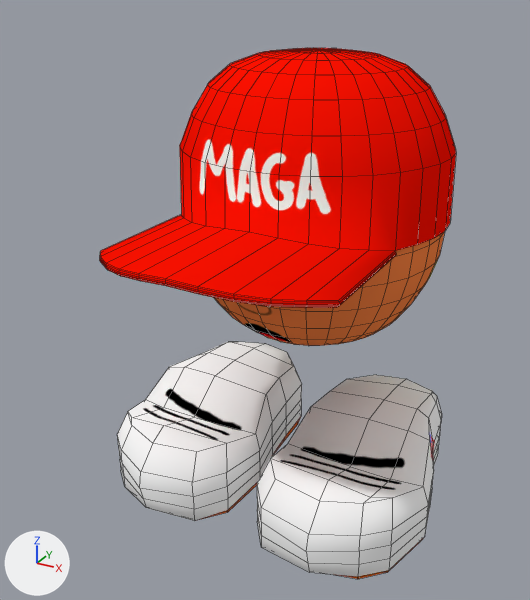
An edit to the Blender file CannonBall/CannonBall/assets/Models/Characters/MagaMan/MagaMan.blend, drawn before and after from the same camera.
Both versions are drawn from a 50 mm camera at (2.32, -5.01, 3.68) aimed at (-0.12, -0.57, 1.46). The axes (+X, +Y, +Z) are drawn at lower left. The lights are the same throughout. Mesh edges are drawn as thin lines.
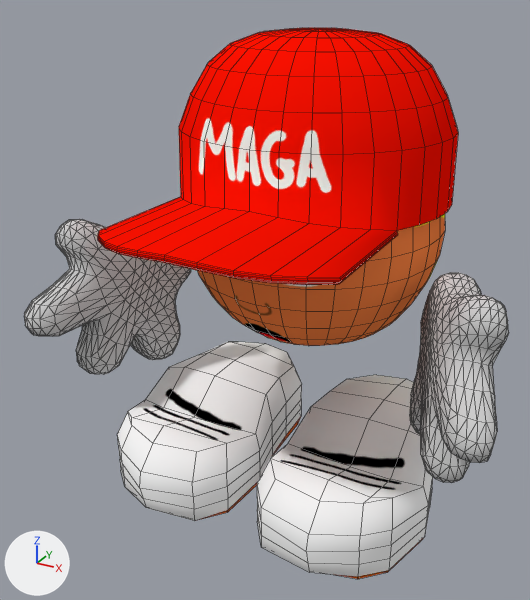
Changed parts and their boxes (x1, y1, x2, y2) in the pictures (530 x 600 px; the box of a moved part takes in the faces that stretch with it):
'Sphere.001', reshaped
    before: (100, 48, 456, 579)
    after: (98, 28, 458, 579)
'Sphere.002', added
    after: (24, 219, 509, 482)
part 1 of me_sphere_001, moved or reshaped
    before: (100, 48, 456, 308)
    after: (98, 28, 458, 285)

Diff of the bpy script that builds the scene:
```diff
--- a/CannonBall/CannonBall/assets/Models/Characters/MagaMan/MagaMan.blend.py
+++ b/CannonBall/CannonBall/assets/Models/Characters/MagaMan/MagaMan.blend.py
@@ mat_material_001 @@
+mat_material_001 = bpy.data.materials.new('Material.001')
+# nodes: AddShader, BsdfAnisotropic, BsdfDiffuse, BsdfRefraction, BsdfTransparent, Displacement, Math, Mix, MixShader, OutputMaterial
+# colours: white #ffffff, black #000000, light grey #d1d1d1
@@ me_sphere_001 @@
 me_sphere_001.from_pydata(...)  # 1027 vertices, 1048 faces; spans x -1.35..1.29, y -1.95..1.01, z -1.49..1.95
 # used by ob_sphere_001; location = (0.0, 0.0, 1.251)
+# me_sphere_001 part 1: the loose piece of 301 vertices spanning x -1.04..1.03, y -1.95..1.01, z 0.72..1.95 is moved by (0.0, 0.0, 0.14)
 me_sphere_001.materials.append(mat_material)
@@ me_sphere_002 @@
+me_sphere_002.from_pydata(...)  # 1044 vertices, 2080 faces; spans x -1.82..1.77, y 0.64..1.96, z 0.13..1.42
+me_sphere_002.materials.append(mat_material_001)
@@ ob_sphere_002 @@
+ob_sphere_002 = bpy.data.objects.new('Sphere.002', me_sphere_002)
+ob_sphere_002.location = (0.0, 0.0, 0.0)
+ob_sphere_002.rotation_euler = (1.571, 0.0, 0.0)  # degrees (90, 0, 0)
```
